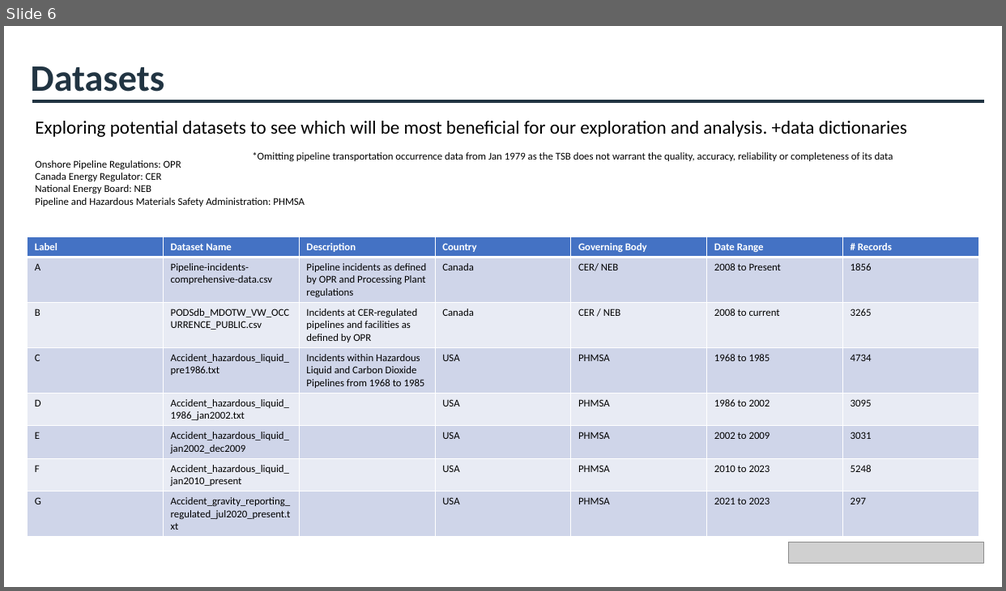
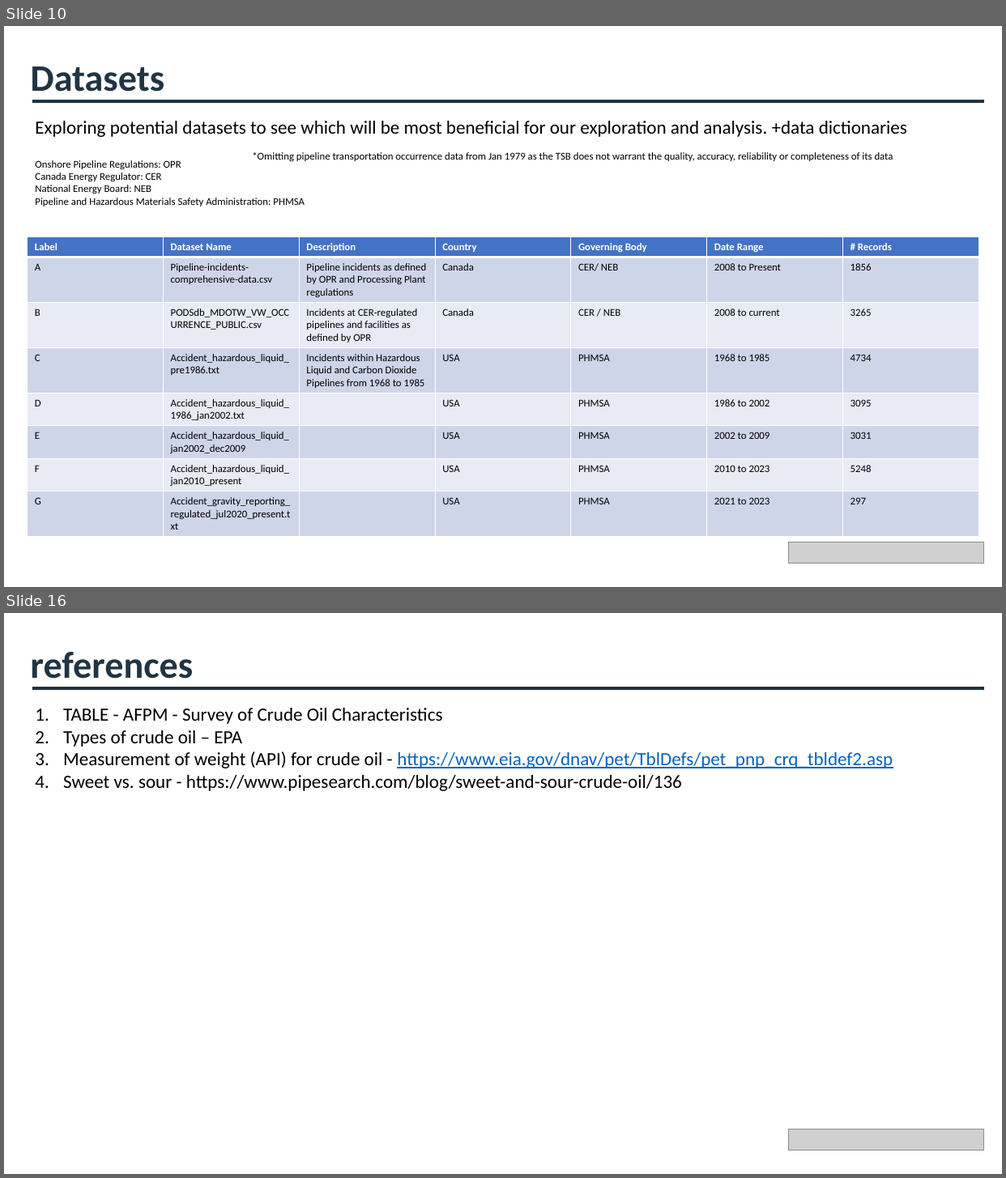
Before and after one commit to cameronmackinnon/crude_oil_accidents, a slide deck: presentations/Pipeline Accidents Presentation v0.pptx. Shown one above the other, each under a label of ours: slide 6 before the commit, slides 10 and 16 after it; the slides between them are not shown. The pictures are 1006x591 and 1006x1178 pixels, drawn with LibreOffice and Linux fonts; fonts in the diff are those of the drawing; grey boxes stand for pictures. Boxes give left, top, right and bottom in pixels: in the first picture for what was removed or moved away, otherwise in the second. Text is boxed around its words. In the diff, an @@ line names an element or a change of style, - is before the commit and + after.

```diff
--- a/presentations/Pipeline Accidents Presentation v0.pptx
+++ b/presentations/Pipeline Accidents Presentation v0.pptx
@@ slide 16 added at box(4, 613, 1002, 1174), background #FFFFFF @@
@@ text added at box(31, 652, 194, 688), 36 pt, text #213442, bold @@
+references
@@ line added from (32, 688) to (984, 688), #213442 3 pt @@
@@ text added at box(63, 708, 893, 791), 18 pt, text #000000 @@
+1. TABLE - AFPM - Survey of Crude Oil Characteristics
+2. Types of crude oil – EPA
+3. Measurement of weight (API) for crude oil - https://www.eia.gov/dnav/pet/TblDefs/pet_pnp_crq_tbldef2.asp
+4. Sweet vs. sour - https://www.pipesearch.com/blog/sweet-and-sour-crude-oil/136
@@ picture added at box(790, 1130, 985, 1150) @@
@@ what was slide 6 is now slide 10 @@
```
Also in this commit, not shown: 7 slides changed, 6 other slides added, 4 other files.
